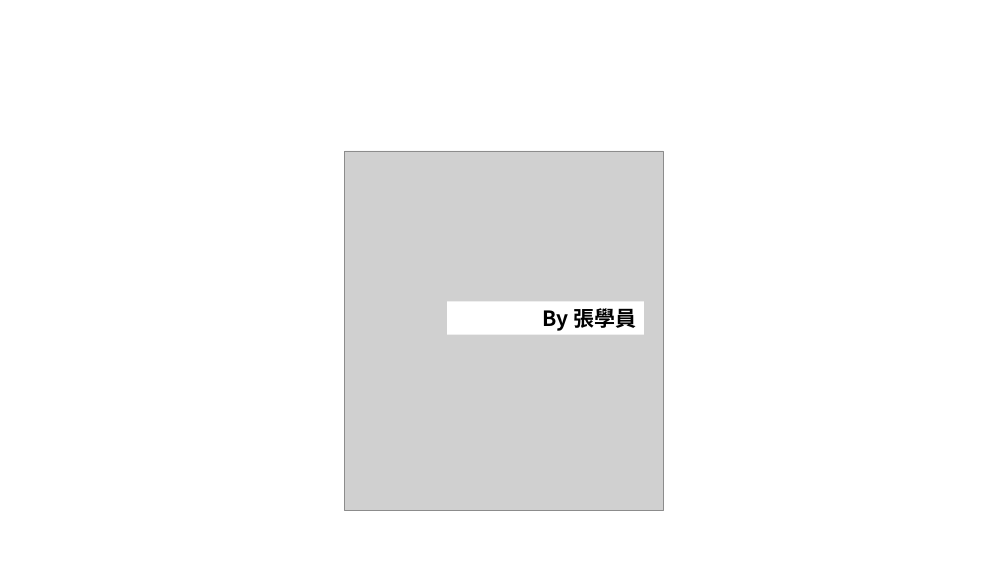
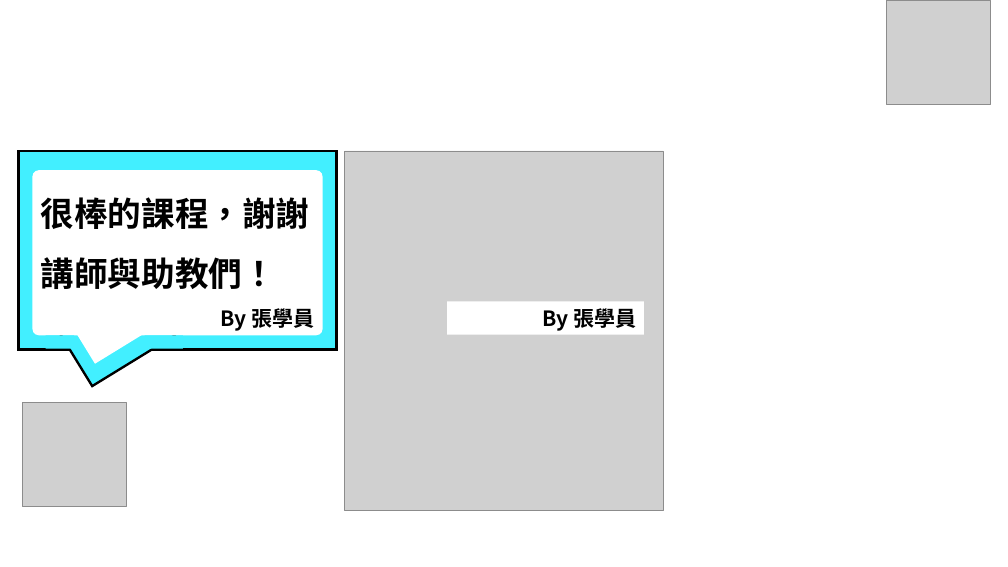
Before and after one commit to AI-FREE-Team/AI-FREE-Team.github.io, a slide deck: slide 6 of generative_ai_course/assets/img/phase2/新增 Microsoft PowerPoint 簡報.pptx. Drawn at 1008x567 pixels with LibreOffice and Linux fonts; fonts in the diff are those of the drawing; grey boxes stand for pictures. Boxes give left, top, right and bottom in pixels: in the first picture for what was removed or moved away, otherwise in the second. Text is boxed around its words. In the diff, an @@ line names an element or a change of style, - is before the commit and + after.

```diff
--- a/generative_ai_course/assets/img/phase2/新增 Microsoft PowerPoint 簡報.pptx
+++ b/generative_ai_course/assets/img/phase2/新增 Microsoft PowerPoint 簡報.pptx
@@ picture added at (887, 0, 991, 104) @@
@@ group added at (19, 151, 337, 507): 5 rectangles, 2 texts, 1 ellipse, 1 rounded rectangle, 1 picture @@
+很棒的課程，謝謝講師與助教們！
+By 張學員
```
Also in this commit, not shown: 5 other slides changed, 10 other files.
